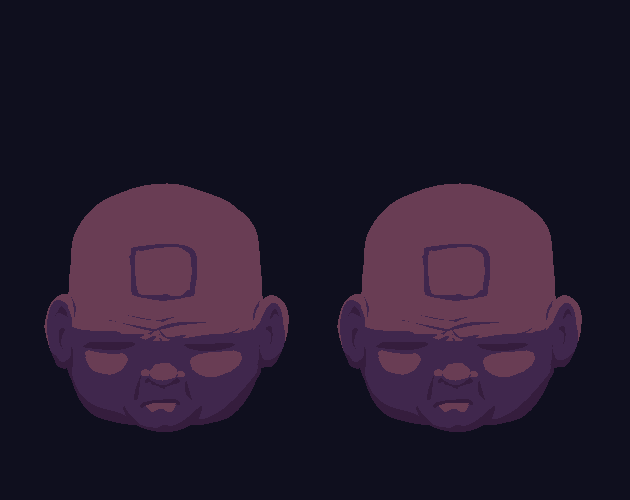
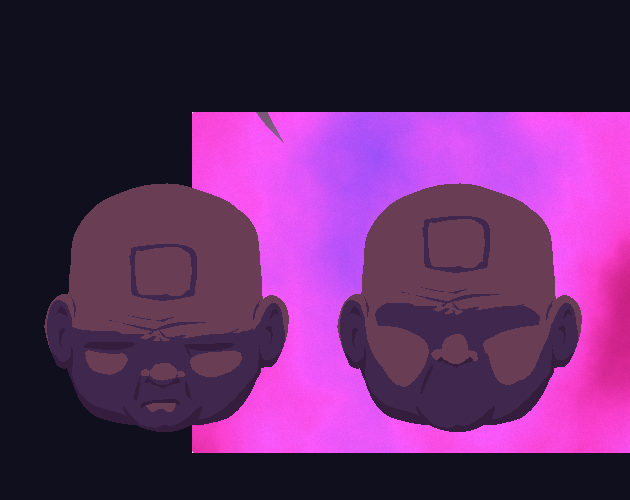
Comparing the layer stacks of the two (630, 500) images. Changes:
added group "Group 4" with 6 layers above "Paint Layer 5 (pasted)" over [left=185, top=128, right=630, bottom=453]
moved "Copy of Group 3" into group "Group 4" over [left=256, top=128, right=630, bottom=453]
painted on "Paint Layer 2" (1st of 2, in "Group 4" › "Copy of Group 3") over [left=256, top=256, right=576, bottom=448]
painted on "Paint Layer 1" (1st of 2, in "Group 4" › "Copy of Group 3") over [left=256, top=128, right=630, bottom=453]
moved "Group 3" into group "Group 4" over [left=185, top=128, right=512, bottom=448]
painted on "Paint Layer 2" (2nd of 2, in "Group 4" › "Group 3") over [left=185, top=320, right=512, bottom=448]
added layer "Paint Layer 5 (pasted)" above "Background" over [left=185, top=112, right=630, bottom=453]
